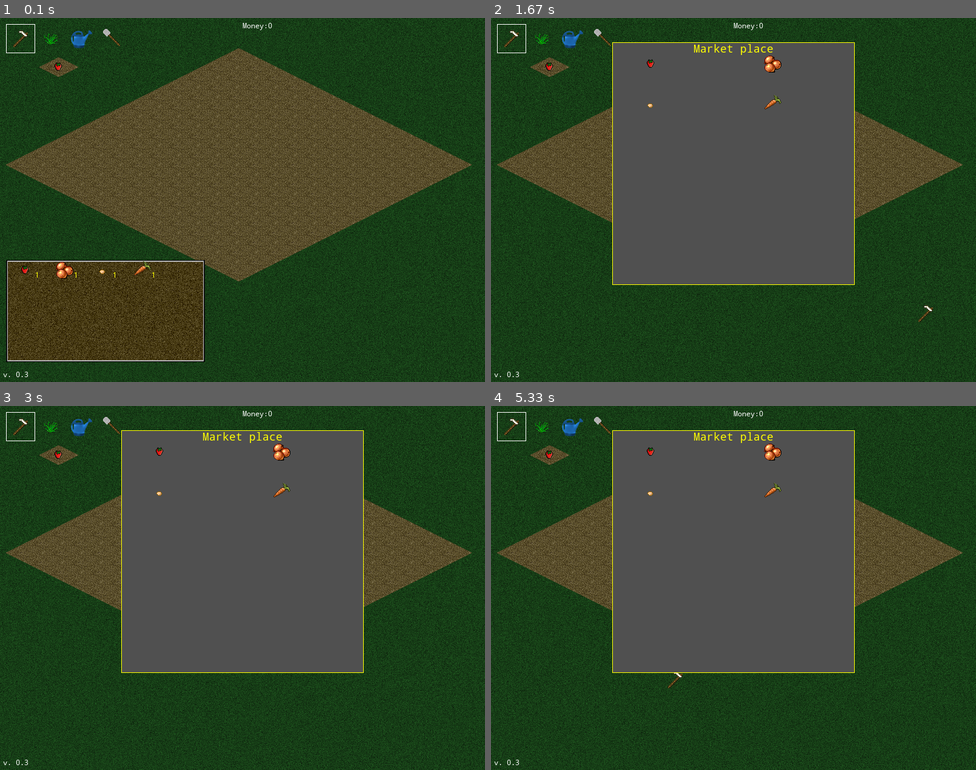
Above: before the commit, frames 1-4 (two rows, left to right).
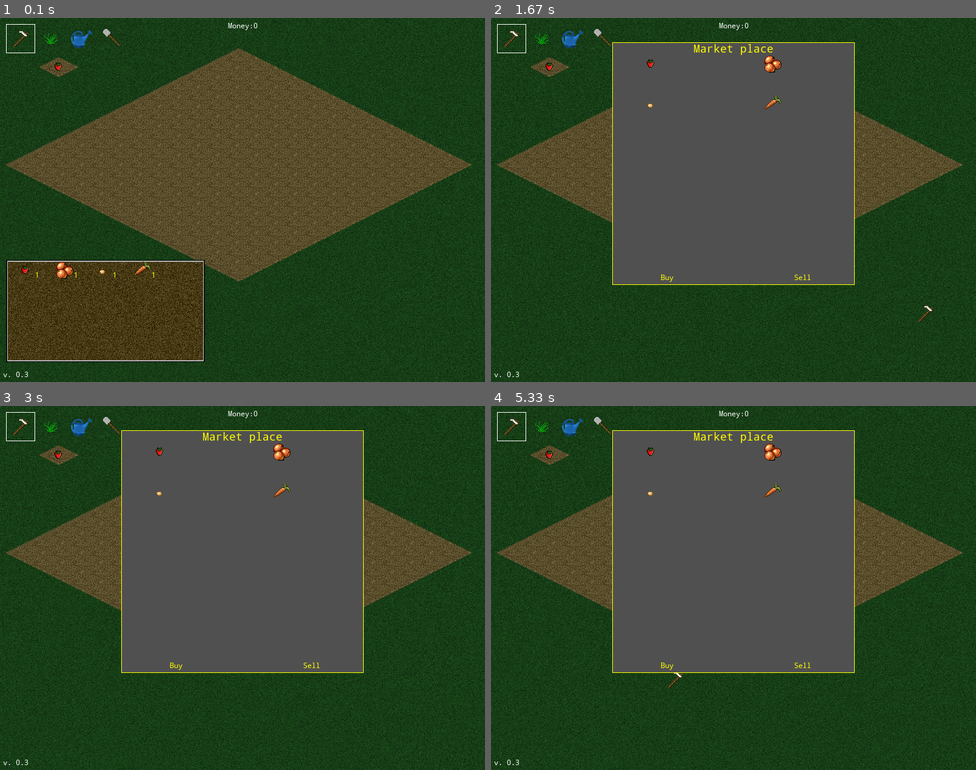
Above: after the commit, the same moments.

Repository: orneo1212/PythonFarmGame
Game: pygame game, started from pyFarmGame.py
Two runs of this game, one before a commit and one after it. Both use one fixed random seed, a clock stepped at 60 frames per second and the inputs below. The source is Python 2; it was converted automatically to run under Python 3.
Inputs (mouse positions are in pixels of both pictures, inside the frame that each line leads up to):
- Up to frame 1 (0.1 s): no input
- Up to frame 2 (1.67 s): click (733, 200) at 0.38 s; click (782, 280) at 0.72 s; tap S at 1 s; click (912, 327) at 1.38 s
- Up to frame 3 (3 s): click (252, 464) at 1.72 s; click (218, 682) at 2.05 s; click (227, 526) at 2.38 s
- Up to frame 4 (5.33 s): click (859, 555) at 3.22 s; click (883, 580) at 3.55 s; click (835, 522) at 3.88 s; click (592, 518) at 4.22 s; click (752, 573) at 4.55 s; click (592, 566) at 4.88 s; click (660, 693) at 5.22 s

The runs differ from the first frame. In frame 1, less than 0.1% of the frame differs, in the area x 47-57%, y 1-4%; in frame 2, 0.1%, in the area x 35-66%, y 1-73%; in frame 3, 0.1%; in frame 4, 0.1%.

Commit message:
addet button widget. fixed label

Diff:
--- a/farmlib/marketwindow.py
+++ b/farmlib/marketwindow.py
@@ -6,6 +6,8 @@
 from window import Window
 from widgetlabel import Label
 from widgetimage import Image
+from widgetbutton import Button
+
 from seed import seeds
 
 class MarketWindow(Window):
@@ -33,5 +35,10 @@
             if posx > 1:
                 posx = 0
                 posy += 1
+        #add buttons
+        self.buybutton = Button("Buy", (80, 380))
+        self.sellbutton = Button("Sell", (300, 380))
+        self.addwidget(self.buybutton)
+        self.addwidget(self.sellbutton)
         #hide market at load
         self.hide()
--- a/farmlib/widget.py
+++ b/farmlib/widget.py
@@ -15,6 +15,7 @@
         self.height = height
         self.size = [self.width, self.height]
         self.visible = True
+        self.callbacks = {}  # key=signal name value= function
 
     def redraw(self, surface):
         pass
@@ -30,3 +31,6 @@
 
     def show(self):
         self.visible = True
+
+    def connect(self, signal, function):
+        self.callbacks[signal] = function
--- /dev/null
+++ b/farmlib/widgetbutton.py
@@ -0,0 +1,51 @@
+import pygame
+
+from widget import Widget
+
+class Button(Widget):
+    def __init__(self, label, position, bgimage = None, labelsize = 12,
+                 labelcolor = (255, 255, 0)):
+        self.bgimage = bgimage
+        self.label = label
+        self.color = labelcolor
+        #self.image = image
+        self.position = position
+        self.labelsize = labelsize
+        self.labelfont = pygame.font.Font("droidsansmono.ttf", self.labelsize)
+
+        #Setup image
+        if not self.bgimage:
+            self.render_text()
+        else:
+            self.width = self.bgimage.get_size()[0]
+            self.height = self.bgimage.get_size()[1]
+        Widget.__init__(self, (self.width, self.height))
+
+    def render_text(self):
+        self.image = self.labelfont.render(self.label, 1, self.color)
+        self.width = self.image.get_size()[0]
+        self.height = self.image.get_size()[1]
+
+    def setimage(self, newimage):
+        self.image = newimage
+
+    def redraw(self, surface):
+        surface.blit(self.image, self.position)
+
+    def settext(self, newtext):
+        self.text = newtext
+        self.render_text()
+
+    def _call_callback(self, signal, callback, data = {}):
+        print "clicked"
+        if signal in self.callbacks:
+            if self.callbacks[signal]:
+                self.callbacks[signal](self, **data)
+
+    def poll_event(self, event):
+        if event.type == pygame.MOUSEBUTTONDOWN:
+            if event.button == 1:
+                kx, ky = event.pos
+                if pygame.Rect(self.position[0], self.position[1],
+                               self.width, self.height).collidepoint(kx, ky):
+                    self._call_callback((kx, ky))
--- a/farmlib/widgetlabel.py
+++ b/farmlib/widgetlabel.py
@@ -21,6 +21,8 @@
 
     def render_text(self):
         self.image = self.labelfont.render(self.text, 1, self.color)
+        self.width = self.image.get_size()[0]
+        self.height = self.image.get_size()[1]
 
     def setposition(self, position):
         if self.align == "center":
--- a/pyFarmGame.py
+++ b/pyFarmGame.py
@@ -186,6 +186,9 @@
             #
             if not self.sellwindow.visible:
                 self.handle_farmfield_events(event)
+            #Send events to market
+            else:
+                self.sellwindow.poll_event(event)
 
     def redraw(self, screen):
         """Redraw screen"""
